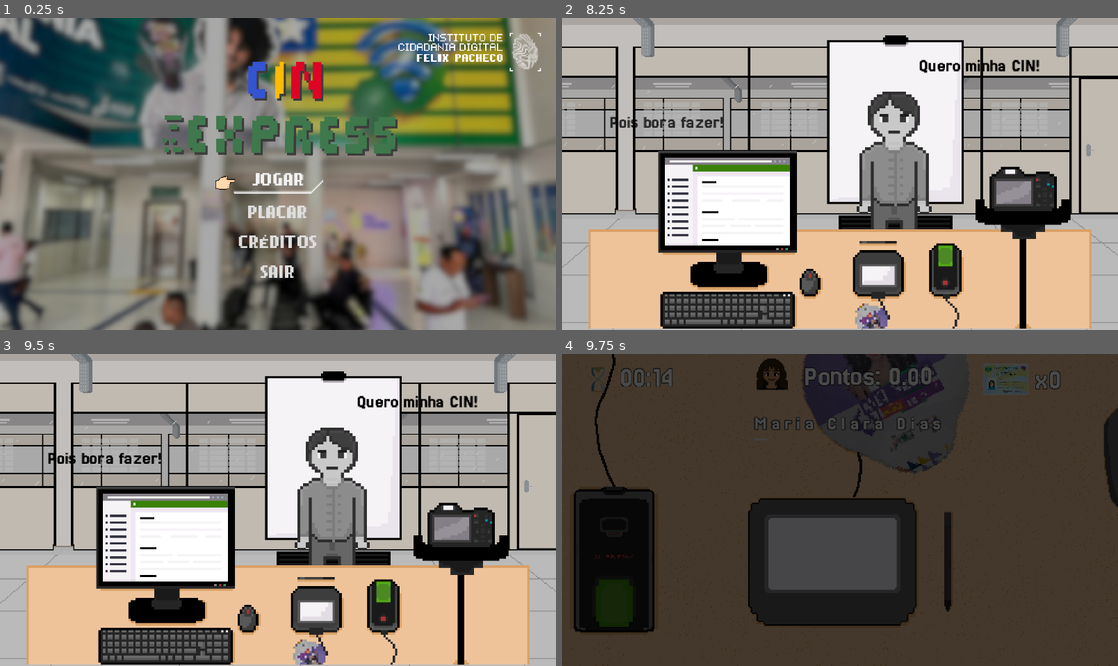
Above: before the commit, frames 1-4 (two rows, left to right).
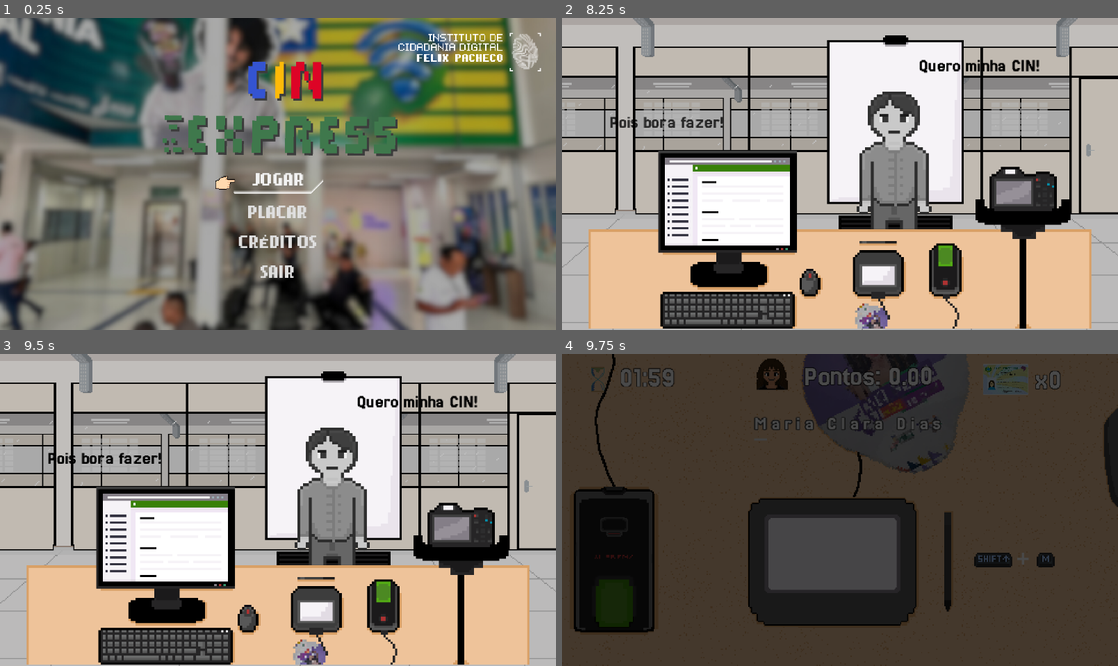
Above: after the commit, the same moments.

Repository: bianca-bezerra/CINExpress
Game: Godot game, scene res://scenes/levels/menu_scene.tscn
The game is run twice, just before and just after one commit, with the same random seed, the same clock (stepped at 60 frames per second) and the same inputs.
Inputs (mouse positions are in pixels of both pictures, inside the frame that each line leads up to):
- Up to frame 1 (0.25 s): no input
- Up to frame 2 (8.25 s): click "JOGAR" at 0.5 s; click (845, 139) at 1.27 s; type "Alex" at 1.35 s; click "Voltar" at 2 s; click "Voltar" at 2.75 s; click "Voltar" at 3.5 s; tap Enter (ui_accept) at 4.25, 4.52, 5.27, 6.5, 6.77, 7.25, 7.52 s; tap Space (space) at 4.35, 5.1, 5.85, 6.6, 7.35, 8, 8.1 s
- Up to frame 3 (9.5 s): tap Enter (ui_accept) at 8.27, 8.75 s; tap Space (space) at 8.85 s
- Up to frame 4 (9.75 s): tap Enter (ui_accept) at 9.5 s; tap Space (space) at 9.6 s

Frames 1-3 are identical in both runs. In frame 4, 0.7% of the frame differs, in the area x 12-89%, y 4-69%.

Commit message:
feat: Adiciona instruções no primeiro level

Diff:
--- /dev/null
+++ b/scenes/components/instruction.tscn
@@ -0,0 +1,338 @@
+[gd_scene load_steps=37 format=3 uid="uid://ch0ti8rxx77mt"]
+
+[ext_resource type="Texture2D" uid="uid://b7sm6tqvcq28x" path="res://assets/sprites/Keyboard Extras.png" id="1_n5smy"]
+[ext_resource type="Script" uid="uid://de72ptdo7kfd" path="res://scripts/instruction.gd" id="1_stmaa"]
+[ext_resource type="Texture2D" uid="uid://bv5l0efmn2gg6" path="res://assets/sprites/Keyboard Letters and Symbols.png" id="2_stmaa"]
+
+[sub_resource type="AtlasTexture" id="AtlasTexture_w8wlg"]
+atlas = ExtResource("1_n5smy")
+region = Rect2(98, 83, 28, 11)
+
+[sub_resource type="AtlasTexture" id="AtlasTexture_ff2ci"]
+atlas = ExtResource("1_n5smy")
+region = Rect2(65, 99, 30, 11)
+
+[sub_resource type="AtlasTexture" id="AtlasTexture_yvokf"]
+atlas = ExtResource("1_n5smy")
+region = Rect2(2, 83, 28, 11)
+
+[sub_resource type="AtlasTexture" id="AtlasTexture_6bppq"]
+atlas = ExtResource("2_stmaa")
+region = Rect2(1, 115, 13, 11)
+
+[sub_resource type="AtlasTexture" id="AtlasTexture_e226g"]
+atlas = ExtResource("2_stmaa")
+region = Rect2(17, 115, 13, 11)
+
+[sub_resource type="AtlasTexture" id="AtlasTexture_ps162"]
+atlas = ExtResource("2_stmaa")
+region = Rect2(49, 115, 13, 11)
+
+[sub_resource type="AtlasTexture" id="AtlasTexture_y3nmj"]
+atlas = ExtResource("2_stmaa")
+region = Rect2(33, 115, 13, 11)
+
+[sub_resource type="AtlasTexture" id="AtlasTexture_nbyv3"]
+atlas = ExtResource("2_stmaa")
+region = Rect2(1, 147, 13, 11)
+
+[sub_resource type="AtlasTexture" id="AtlasTexture_jmp63"]
+atlas = ExtResource("2_stmaa")
+region = Rect2(17, 147, 13, 11)
+
+[sub_resource type="AtlasTexture" id="AtlasTexture_cutlo"]
+atlas = ExtResource("2_stmaa")
+region = Rect2(33, 147, 13, 11)
+
+[sub_resource type="AtlasTexture" id="AtlasTexture_qwkei"]
+atlas = ExtResource("2_stmaa")
+region = Rect2(49, 147, 13, 11)
+
+[sub_resource type="AtlasTexture" id="AtlasTexture_rmni2"]
+atlas = ExtResource("2_stmaa")
+region = Rect2(65, 147, 13, 11)
+
+[sub_resource type="AtlasTexture" id="AtlasTexture_0ucie"]
+atlas = ExtResource("2_stmaa")
+region = Rect2(81, 147, 13, 11)
+
+[sub_resource type="AtlasTexture" id="AtlasTexture_o5uwc"]
+atlas = ExtResource("2_stmaa")
+region = Rect2(97, 147, 13, 11)
+
+[sub_resource type="AtlasTexture" id="AtlasTexture_rntg7"]
+atlas = ExtResource("2_stmaa")
+region = Rect2(113, 147, 13, 11)
+
+[sub_resource type="AtlasTexture" id="AtlasTexture_s3q5m"]
+atlas = ExtResource("2_stmaa")
+region = Rect2(1, 163, 13, 11)
+
+[sub_resource type="AtlasTexture" id="AtlasTexture_dugoh"]
+atlas = ExtResource("2_stmaa")
+region = Rect2(17, 163, 13, 11)
+
+[sub_resource type="AtlasTexture" id="AtlasTexture_p2q6e"]
+atlas = ExtResource("2_stmaa")
+region = Rect2(33, 163, 13, 11)
+
+[sub_resource type="AtlasTexture" id="AtlasTexture_fu06h"]
+atlas = ExtResource("2_stmaa")
+region = Rect2(49, 163, 13, 11)
+
+[sub_resource type="AtlasTexture" id="AtlasTexture_l5onf"]
+atlas = ExtResource("2_stmaa")
+region = Rect2(65, 163, 13, 11)
+
+[sub_resource type="AtlasTexture" id="AtlasTexture_qb63b"]
+atlas = ExtResource("2_stmaa")
+region = Rect2(81, 163, 13, 11)
+
+[sub_resource type="AtlasTexture" id="AtlasTexture_ftcse"]
+atlas = ExtResource("2_stmaa")
+region = Rect2(97, 163, 13, 11)
+
+[sub_resource type="AtlasTexture" id="AtlasTexture_1vps7"]
+atlas = ExtResource("2_stmaa")
+region = Rect2(113, 163, 13, 11)
+
+[sub_resource type="AtlasTexture" id="AtlasTexture_lkfjh"]
+atlas = ExtResource("2_stmaa")
+region = Rect2(1, 179, 13, 11)
+
+[sub_resource type="AtlasTexture" id="AtlasTexture_hw3f1"]
+atlas = ExtResource("2_stmaa")
+region = Rect2(17, 179, 13, 11)
+
+[sub_resource type="AtlasTexture" id="AtlasTexture_ce447"]
+atlas = ExtResource("2_stmaa")
+region = Rect2(33, 179, 13, 11)
+
+[sub_resource type="AtlasTexture" id="AtlasTexture_pm1op"]
+atlas = ExtResource("2_stmaa")
+region = Rect2(49, 179, 13, 11)
+
+[sub_resource type="AtlasTexture" id="AtlasTexture_lvqqe"]
+atlas = ExtResource("2_stmaa")
+region = Rect2(65, 179, 13, 11)
+
+[sub_resource type="AtlasTexture" id="AtlasTexture_y3k1w"]
+atlas = ExtResource("2_stmaa")
+region = Rect2(81, 179, 13, 11)
+
+[sub_resource type="AtlasTexture" id="AtlasTexture_ygmga"]
+atlas = ExtResource("2_stmaa")
+region = Rect2(97, 179, 13, 11)
+
+[sub_resource type="AtlasTexture" id="AtlasTexture_n2jce"]
+atlas = ExtResource("2_stmaa")
+region = Rect2(113, 179, 13, 11)
+
+[sub_resource type="AtlasTexture" id="AtlasTexture_54lkl"]
+atlas = ExtResource("2_stmaa")
+region = Rect2(1, 195, 13, 11)
+
+[sub_resource type="AtlasTexture" id="AtlasTexture_bxsnc"]
+atlas = ExtResource("2_stmaa")
+region = Rect2(17, 195, 13, 11)
+
+[node name="Instruction" type="Node2D"]
+script = ExtResource("1_stmaa")
+
+[node name="Enter" type="TextureRect" parent="."]
+offset_right = 28.0
+offset_bottom = 11.0
+texture = SubResource("AtlasTexture_w8wlg")
+
+[node name="Space" type="TextureRect" parent="."]
+visible = false
+custom_minimum_size = Vector2(28, 11)
+offset_right = 30.0
+offset_bottom = 11.0
+texture = SubResource("AtlasTexture_ff2ci")
+
+[node name="Shift" type="TextureRect" parent="."]
+visible = false
+offset_right = 28.0
+offset_bottom = 11.0
+texture = SubResource("AtlasTexture_yvokf")
+
+[node name="ArrowUp" type="TextureRect" parent="."]
+visible = false
+offset_right = 13.0
+offset_bottom = 11.0
+texture = SubResource("AtlasTexture_6bppq")
+
+[node name="ArrowDown" type="TextureRect" parent="."]
+visible = false
+offset_right = 13.0
+offset_bottom = 11.0
+texture = SubResource("AtlasTexture_e226g")
+
+[node name="ArrowRigth" type="TextureRect" parent="."]
+visible = false
+offset_right = 13.0
+offset_bottom = 11.0
+texture = SubResource("AtlasTexture_ps162")
+
+[node name="ArrowLeft" type="TextureRect" parent="."]
+visible = false
+offset_right = 13.0
+offset_bottom = 11.0
+texture = SubResource("AtlasTexture_y3nmj")
+
+[node name="A" type="TextureRect" parent="."]
+visible = false
+offset_right = 13.0
+offset_bottom = 11.0
+texture = SubResource("AtlasTexture_nbyv3")
+
+[node name="B" type="TextureRect" parent="."]
+visible = false
+offset_right = 13.0
+offset_bottom = 11.0
+texture = SubResource("AtlasTexture_jmp63")
+
+[node name="C" type="TextureRect" parent="."]
+visible = false
+offset_right = 13.0
+offset_bottom = 11.0
+texture = SubResource("AtlasTexture_cutlo")
+
+[node name="D" type="TextureRect" parent="."]
+visible = false
+offset_right = 13.0
+offset_bottom = 11.0
+texture = SubResource("AtlasTexture_qwkei")
+
+[node name="E" type="TextureRect" parent="."]
+visible = false
+offset_right = 13.0
+offset_bottom = 11.0
+texture = SubResource("AtlasTexture_rmni2")
+
+[node name="F" type="TextureRect" parent="."]
+visible = false
+offset_right = 13.0
+offset_bottom = 11.0
+texture = SubResource("AtlasTexture_0ucie")
+
+[node name="G" type="TextureRect" parent="."]
+visible = false
+offset_right = 13.0
+offset_bottom = 11.0
+texture = SubResource("AtlasTexture_o5uwc")
+
+[node name="H" type="TextureRect" parent="."]
+visible = false
+offset_right = 13.0
+offset_bottom = 11.0
+texture = SubResource("AtlasTexture_rntg7")
+
+[node name="I" type="TextureRect" parent="."]
+visible = false
+offset_right = 13.0
+offset_bottom = 11.0
+texture = SubResource("AtlasTexture_s3q5m")
+
+[node name="J" type="TextureRect" parent="."]
+visible = false
+offset_right = 13.0
+offset_bottom = 11.0
+texture = SubResource("AtlasTexture_dugoh")
+
+[node name="K" type="TextureRect" parent="."]
+visible = false
+offset_right = 13.0
+offset_bottom = 11.0
+texture = SubResource("AtlasTexture_p2q6e")
+
+[node name="L" type="TextureRect" parent="."]
+visible = false
+offset_right = 13.0
+offset_bottom = 11.0
+texture = SubResource("AtlasTexture_fu06h")
+
+[node name="M" type="TextureRect" parent="."]
+visible = false
+offset_right = 13.0
+offset_bottom = 11.0
+texture = SubResource("AtlasTexture_l5onf")
+
+[node name="N" type="TextureRect" parent="."]
+visible = false
+offset_right = 13.0
+offset_bottom = 11.0
+texture = SubResource("AtlasTexture_qb63b")
+
+[node name="O" type="TextureRect" parent="."]
+visible = false
+offset_right = 13.0
+offset_bottom = 11.0
+texture = SubResource("AtlasTexture_ftcse")
+
+[node name="P" type="TextureRect" parent="."]
+visible = false
+offset_right = 13.0
+offset_bottom = 11.0
+texture = SubResource("AtlasTexture_1vps7")
+
+[node name="Q" type="TextureRect" parent="."]
+visible = false
+offset_right = 13.0
+offset_bottom = 11.0
+texture = SubResource("AtlasTexture_lkfjh")
+
+[node name="R" type="TextureRect" parent="."]
+visible = false
+offset_right = 13.0
+offset_bottom = 11.0
+texture = SubResource("AtlasTexture_hw3f1")
+
+[node name="S" type="TextureRect" parent="."]
+visible = false
+offset_right = 13.0
+offset_bottom = 11.0
+texture = SubResource("AtlasTexture_ce447")
+
+[node name="T" type="TextureRect" parent="."]
+visible = false
+offset_right = 13.0
+offset_bottom = 11.0
+texture = SubResource("AtlasTexture_pm1op")
+
+[node name="U" type="TextureRect" parent="."]
+visible = false
+offset_right = 13.0
+offset_bottom = 11.0
+texture = SubResource("AtlasTexture_lvqqe")
+
+[node name="V" type="TextureRect" parent="."]
+visible = false
+offset_right = 13.0
+offset_bottom = 11.0
+texture = SubResource("AtlasTexture_y3k1w")
+
+[node name="W" type="TextureRect" parent="."]
+visible = false
+offset_right = 13.0
+offset_bottom = 11.0
+texture = SubResource("AtlasTexture_ygmga")
+
+[node name="X" type="TextureRect" parent="."]
+visible = false
+offset_right = 13.0
+offset_bottom = 11.0
+texture = SubResource("AtlasTexture_n2jce")
+
+[node name="Y" type="TextureRect" parent="."]
+visible = false
+offset_right = 13.0
+offset_bottom = 11.0
+texture = SubResource("AtlasTexture_54lkl")
+
+[node name="Z" type="TextureRect" parent="."]
+visible = false
+offset_right = 13.0
+offset_bottom = 11.0
+texture = SubResource("AtlasTexture_bxsnc")
--- a/scenes/game_manager.tscn
+++ b/scenes/game_manager.tscn
@@ -6,7 +6,7 @@
 
 [node name="GameManager" type="Node"]
 script = ExtResource("1_hwd4i")
-total_game_duration = 15
+total_game_duration = 120
 
 [node name="GameTimer" type="Timer" parent="."]
 
--- a/scenes/levels/cam_level.gd
+++ b/scenes/levels/cam_level.gd
@@ -16,6 +16,11 @@
 
 @onready var _sliders = [$HSlider, $VSlider]
 @onready var _current_slider = _sliders.pick_random()
+@onready var instruction_slider_1 = $InstructionGroup/InstructionSlider1
+@onready var instruction_slider_2 = $InstructionGroup/InstructionSlider2
+@onready var instruction_camera = $InstructionGroup/InstructionCamera
+@onready var instruction_group = $InstructionGroup
+
 
 var player_winned = false
 
@@ -35,6 +40,16 @@
 	_current_slider.value = randi_range(point - slider_len/2, point + slider_len/2)
 	while _current_slider.value == point:
 		_current_slider.value = randi_range(point - slider_len/2, point + slider_len/2)
+
+	if _current_slider is HSlider:
+		instruction_slider_1.setup_instruction("arrow_left")
+		instruction_slider_2.setup_instruction("arrow_rigth")
+	elif _current_slider is VSlider:
+		instruction_slider_1.setup_instruction("arrow_up")
+		instruction_slider_2.setup_instruction("arrow_down")
+
+	instruction_camera.setup_instruction("space")
+	instruction_group.visible = GameManager.current_level == 0
 
 func handle_win():
 
--- a/scenes/levels/cam_level.tscn
+++ b/scenes/levels/cam_level.tscn
@@ -6,6 +6,8 @@
 [ext_resource type="Texture2D" uid="uid://bihkwjs58e840" path="res://assets/sprites/camera_ia.png" id="2_muaox"]
 [ext_resource type="Texture2D" uid="uid://c4bdeh4vffm5b" path="res://assets/sprites/camera_point_of_view.png" id="2_oh5ai"]
 [ext_resource type="Texture2D" uid="uid://derrqbcyjmlrw" path="res://assets/sprites/ninguem.png" id="2_r3o5b"]
+[ext_resource type="PackedScene" uid="uid://ch0ti8rxx77mt" path="res://scenes/components/instruction.tscn" id="7_vb830"]
+[ext_resource type="FontFile" uid="uid://dolnaadbveks2" path="res://assets/fonts/nokiafc22.ttf" id="8_su7k0"]
 
 [sub_resource type="Animation" id="Animation_oh5ai"]
 resource_name = "flash"
@@ -140,4 +142,36 @@
 offset_bottom = 53.0
 scale = Vector2(0.5, 0.5)
 
+[node name="InstructionGroup" type="Node2D" parent="."]
+position = Vector2(342, 82)
+
+[node name="PlusLabel" type="Label" parent="InstructionGroup"]
+offset_left = -14.0
+offset_top = -6.0
+offset_right = 18.0
+offset_bottom = 8.0
+theme_override_fonts/font = ExtResource("8_su7k0")
+theme_override_font_sizes/font_size = 11
+text = "+"
+horizontal_alignment = 1
+
+[node name="OrLabel" type="Label" parent="InstructionGroup"]
+offset_left = -16.0
+offset_top = -20.0
+offset_right = 19.0
+offset_bottom = -6.0
+theme_override_fonts/font = ExtResource("8_su7k0")
+theme_override_font_sizes/font_size = 11
+text = "Ou"
+horizontal_alignment = 1
+
+[node name="InstructionSlider2" parent="InstructionGroup" instance=ExtResource("7_vb830")]
+position = Vector2(14, -19)
+
+[node name="InstructionCamera" parent="InstructionGroup" instance=ExtResource("7_vb830")]
+position = Vector2(-14, 6)
+
+[node name="InstructionSlider1" parent="InstructionGroup" instance=ExtResource("7_vb830")]
+position = Vector2(-26, -19)
+
 [connection signal="animation_finished" from="AnimationPlayer" to="." method="_on_animation_player_animation_finished"]
--- a/scenes/levels/finger_scene.tscn
+++ b/scenes/levels/finger_scene.tscn
@@ -6,6 +6,7 @@
 [ext_resource type="Texture2D" uid="uid://by8f7fiyh44vk" path="res://assets/sprites/leitor.png" id="3_k7tmn"]
 [ext_resource type="Texture2D" uid="uid://b4vqe0lqs3w36" path="res://assets/sprites/mao.png" id="4_kaagg"]
 [ext_resource type="Texture2D" uid="uid://b3p13pu0g6ohv" path="res://assets/sprites/leitor_ativo.png" id="4_vpvu3"]
+[ext_resource type="PackedScene" uid="uid://ch0ti8rxx77mt" path="res://scenes/components/instruction.tscn" id="7_vpvu3"]
 
 [sub_resource type="SpriteFrames" id="SpriteFrames_k7tmn"]
 animations = [{
@@ -81,6 +82,9 @@
 [node name="FeedbackMarker" type="Marker2D" parent="."]
 position = Vector2(220, 75)
 
+[node name="Instruction" parent="." instance=ExtResource("7_vpvu3")]
+position = Vector2(310, 181)
+
 [connection signal="body_entered" from="digital_reader" to="Finger" method="_on_digital_reader_body_entered"]
 [connection signal="body_exited" from="digital_reader" to="Finger" method="_on_digital_reader_body_exited"]
 [connection signal="timeout" from="WinTimer" to="." method="_on_win_timer_timeout"]
--- a/scenes/levels/type_quickly.tscn
+++ b/scenes/levels/type_quickly.tscn
@@ -7,6 +7,7 @@
 [ext_resource type="Texture2D" uid="uid://m18tg8qgdih2" path="res://assets/sprites/assinatura_digital.png" id="4_dppqh"]
 [ext_resource type="Texture2D" uid="uid://6uq1x8fryyfd" path="res://assets/sprites/pov_assinatural.png" id="5_oit8f"]
 [ext_resource type="FontFile" uid="uid://dvv4r3rtfie8o" path="res://assets/fonts/Jersey25-Regular.ttf" id="6_qxakt"]
+[ext_resource type="PackedScene" uid="uid://ch0ti8rxx77mt" path="res://scenes/components/instruction.tscn" id="8_otq57"]
 
 [sub_resource type="LabelSettings" id="LabelSettings_dppqh"]
 font = ExtResource("2_pwse7")
@@ -105,4 +106,18 @@
 text = "Boa"
 horizontal_alignment = 1
 
+[node name="Instruction1" parent="." instance=ExtResource("8_otq57")]
+position = Vector2(356, 172)
+
+[node name="Instruction2" parent="." instance=ExtResource("8_otq57")]
+position = Vector2(410, 172)
+
+[node name="PlusLabel" type="Label" parent="."]
+offset_left = 393.0
+offset_top = 168.0
+offset_right = 408.0
+offset_bottom = 191.0
+theme_override_fonts/font = ExtResource("3_kwiqn")
+text = "+"
+
 [connection signal="text_change_rejected" from="CanvasLayer/InputLineEdit" to="." method="_on_input_line_edit_text_change_rejected"]
--- a/scripts/finger.gd
+++ b/scripts/finger.gd
@@ -3,6 +3,7 @@
 @export var speed = 0
 @onready var _scoring_zone: Area2D = $"../digital_reader"
 @onready var _level = $".."
+@onready var _instruction = $"../Instruction"
 
 
 const FINGER_INCLINATION_DEG = 25
@@ -22,6 +23,7 @@
 
 func _ready():
 	speed = SPEED_INCREASE * (GameManager.current_level + 1)
+	_instruction.setup_instruction("space")
 
 	# Define posição inicial aleatória no eixo X
 	var random_x = randf_range(SCREEN_LIMIT_LEFT, SCREEN_LIMIT_RIGHT)
--- /dev/null
+++ b/scripts/instruction.gd
@@ -0,0 +1,31 @@
+extends Node2D
+
+
+var _current_key
+
+func disable_not_activity_key():
+	for child in get_children():
+		if child.name == _current_key:
+			continue
+		child.visible = false
+
+func setup_instruction(key: String):
+	_current_key = key.to_pascal_case()
+
+	disable_not_activity_key()
+	var keyboard_sprite = find_child(_current_key)
+
+	if GameManager.current_level == 0:
+		var tween = get_tree().create_tween()
+		tween.set_loops()
+		tween.set_trans(Tween.TRANS_SINE)
+		tween.set_ease(Tween.EASE_IN_OUT)
+		tween.tween_property(keyboard_sprite, "scale", Vector2(1.2, 1.2), 0.30)
+		tween.tween_property(keyboard_sprite, "scale", Vector2(1, 1), 0.30)
+		keyboard_sprite.visible = true
+	else:
+		keyboard_sprite.visible = false
+
+func deactivate_instruction():
+	var keyboard_sprite = find_child(_current_key)
+	keyboard_sprite.visible = false
--- a/scripts/quickly_type_level.gd
+++ b/scripts/quickly_type_level.gd
@@ -10,6 +10,8 @@
 @onready var input_line_edit: LineEdit = $CanvasLayer/InputLineEdit
 @onready var warning_label = $CanvasLayer/WarningLabel
 @onready var signature: Label = $CanvasLayer/AssinaturaDigital/signature
+@onready var instruction_1 = $Instruction1
+@onready var instruction_2 = $Instruction2
 
 var good_phrases = [
 	"Boa",
@@ -124,6 +126,18 @@
 		if i < _current_letter_index:
 			box.set_state(box.State.CORRECT)
 		elif i == _current_letter_index:
+			var letter = _current_name[_current_letter_index]
+			var is_upper_letter = letter == letter.to_upper()
+
+			$PlusLabel.visible = is_upper_letter
+
+			if is_upper_letter:
+				instruction_1.setup_instruction("shift")
+				instruction_2.setup_instruction(letter)
+			else:
+				instruction_1.setup_instruction(letter)
+				instruction_2.deactivate_instruction()
+
 			box.set_state(box.State.ACTIVE)
 		else:
 			box.set_state(box.State.PENDING)
Binary file added: assets/sprites/Keyboard Extras.png
Not shown, added: assets/sprites/Keyboard Extras.png.import
Binary file added: assets/sprites/Keyboard Letters and Symbols.png
Not shown, added: assets/sprites/Keyboard Letters and Symbols.png.import
Not shown: 1 places in scenes/levels/cam_level.tscn that only renumber resources
Not shown: 1 places in scenes/levels/finger_scene.tscn that only renumber resources
Not shown: 1 places in scenes/levels/type_quickly.tscn that only renumber resources
Not shown, added: scripts/instruction.gd.uid
